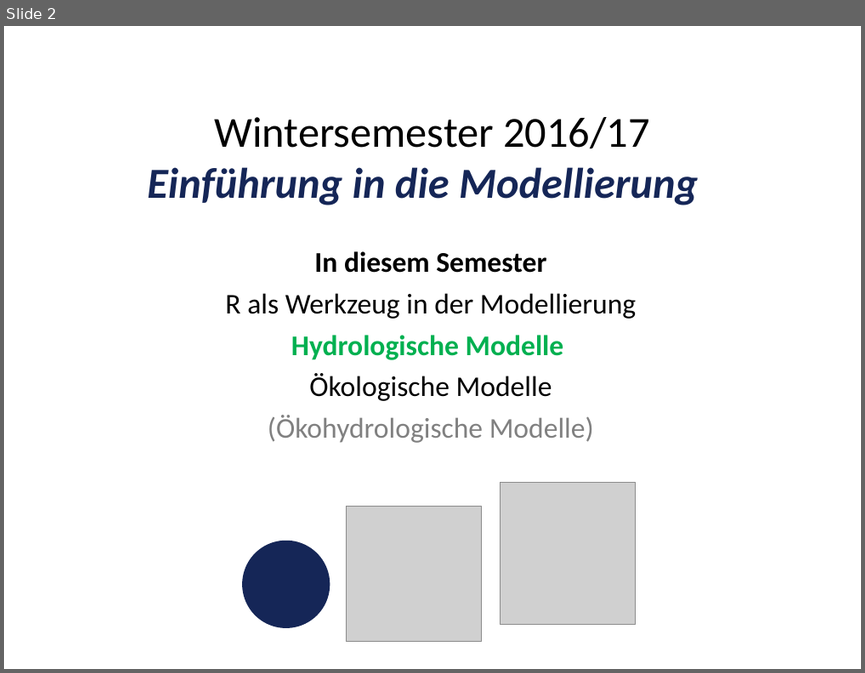
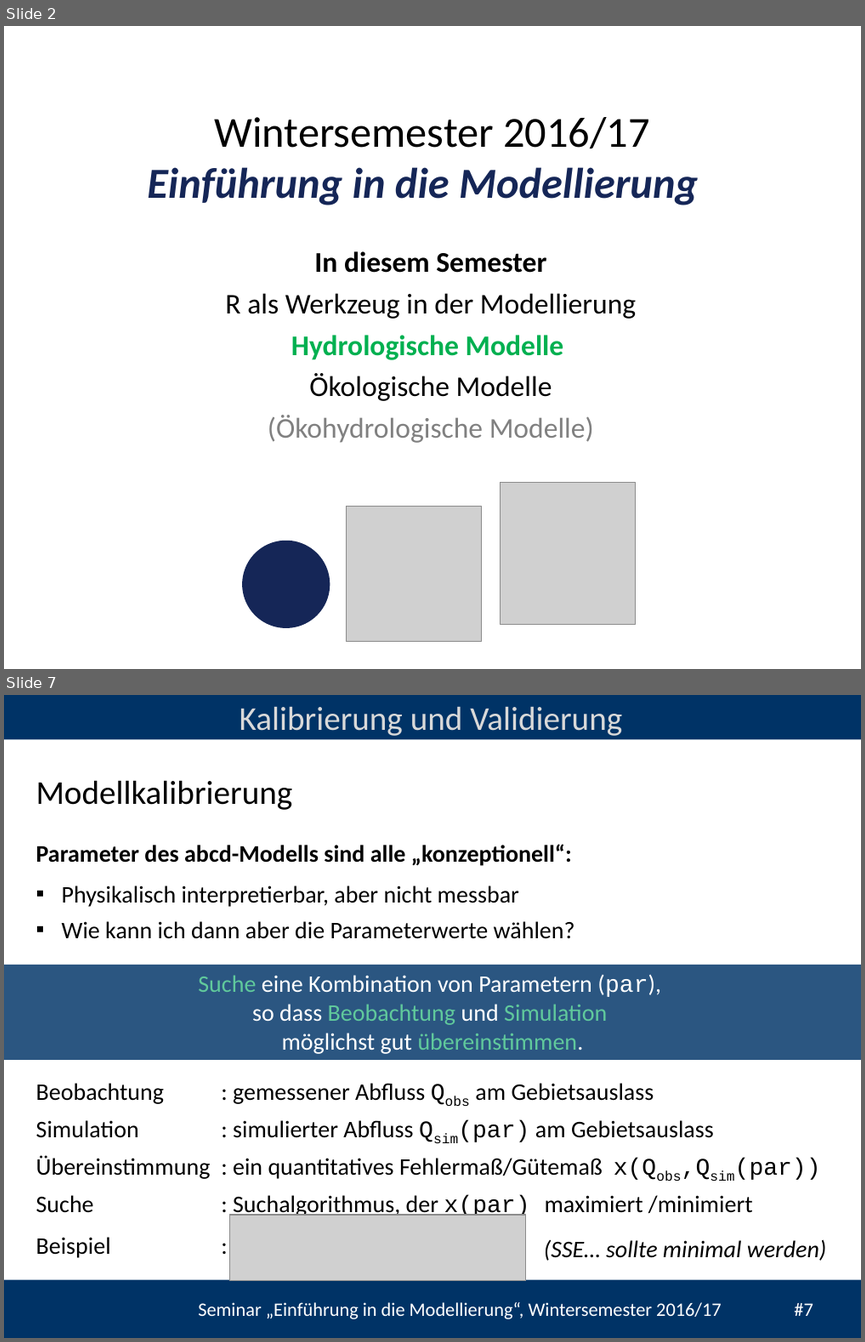
Before and after one commit to heistermann/Einf_Modellierung, a slide deck: Termin_4/folien/UebungModellierung#4.pptx. Shown one above the other, each under a label of ours: slide 2 before the commit, slides 2 and 7 after it; the slides between them are not shown. The pictures are 865x673 and 865x1342 pixels, drawn with LibreOffice and Linux fonts; fonts in the diff are those of the drawing; grey boxes stand for pictures; background and template pictures are left out. Boxes give left, top, right and bottom in pixels: in the first picture for what was removed or moved away, otherwise in the second. Text is boxed around its words. In the diff, an @@ line names an element or a change of style, - is before the commit and + after.

```diff
--- a/Termin_4/folien/UebungModellierung#4.pptx
+++ b/Termin_4/folien/UebungModellierung#4.pptx
@@ slide 7 added at [4,695,861,1338], background #FFFFFF @@
@@ rectangle added at [4,695,861,739], fill #003366 @@
@@ text added at [239,706,622,736], 28 pt, text #D9D9D9 @@
+Kalibrierung und Validierung
@@ text added at [36,780,293,810], 28 pt, text #000000 @@
+Modellkalibrierung
@@ text added at [36,844,572,866], 20 pt, text #000000, bold @@
+Parameter des abcd-Modells sind alle „konzeptionell“:
@@ text added at [62,885,575,939], 20 pt, text #000000 @@
+▪ Physikalisch interpretierbar, aber nicht messbar
+▪ Wie kann ich dann aber die Parameterwerte wählen?
@@ rectangle added at [4,964,861,1059], fill #2B5681, 20 pt, text #FFFFFF @@
+Suche eine Kombination von Parametern (par),
+so dass Beobachtung und Simulation
+möglichst gut übereinstimmen.
@@ text added at [36,1083,654,1104], 20 pt, text #000000 @@
+Beobachtung : gemessener Abfluss Qobs am Gebietsauslass
@@ text added at [36,1120,714,1142], 20 pt, text #000000 @@
+Simulation : simulierter Abfluss Qsim(par) am Gebietsauslass
@@ text added at [36,1155,821,1179], 20 pt, text #000000 @@
+Übereinstimmung : ein quantitatives Fehlermaß/Gütemaß x(Qobs,Qsim(par))
@@ text added at [36,1195,753,1219], 20 pt, text #000000 @@
+Suche : Suchalgorithmus, der x(par) maximiert /minimiert
@@ picture added at [229,1214,526,1280] @@
@@ text added at [36,1236,111,1258], 20 pt, text #000000 @@
+Beispiel :
@@ text added at [544,1239,827,1260], 20 pt, text #000000, italic @@
+(SSE… sollte minimal werden)
@@ rectangle added at [4,1279,861,1338], fill #003366 @@
@@ text added at [198,1302,812,1319], 16 pt, text #FFFFFF @@
+Seminar „Einführung in die Modellierung“, Wintersemester 2016/17 #7
```
Also in this commit, not shown: 2 slides changed, 4 other slides added.
